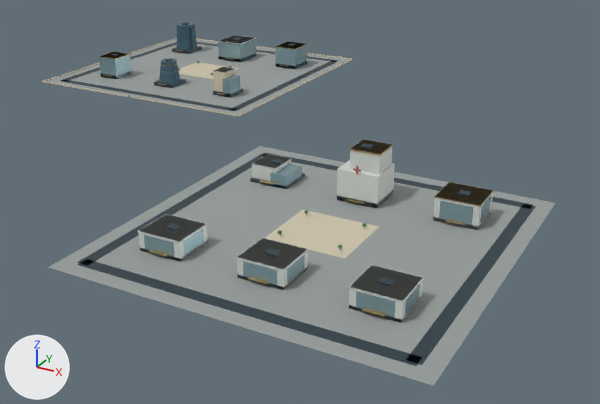
The glTF model web/public/assets/3d/ampliworld/GC-CITY-2030/GC-TILE-01-17.glb as it was, and as the next commit left it.
One viewpoint serves both versions: a camera (50 mm lens) standing at (-8481.0, -2814.0, 327.0) and looking at (-8924.0, -2009.0, -75.0). The lights are fixed; the arrows at lower left show +X, +Y and +Z. The picture after the commit comes second. Where no turn or scale is listed for an object, it has been applied to the vertices. Vertices at exactly the same position are counted once.

In view in the first picture: 'GC-TILE-01-17-blue', 'GC-TILE-01-17-dark', 'GC-TILE-01-17-glass', 'GC-TILE-01-17-gold', 'GC-TILE-01-17-ivory', 'GC-TILE-01-17-paving', 'GC-TILE-01-17-white' and 1 more.
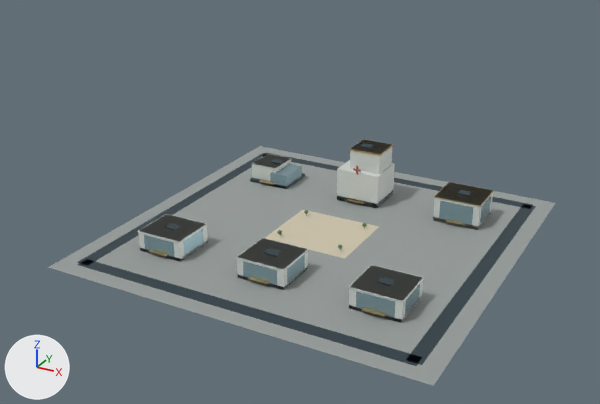
The edits, one by one:
me_mesh_0 is used by ob_gc_tile_01_17_paving; location (0.0, 0.0, 0.0).
me_mesh_0 had 16 vertices, 24 faces and spanned x -9379.0..-8621.0, y -2379.0..-1621.0, z 0.0.
me_mesh_0 now has 8 vertices, 12 faces and spans x -8959.0..-8621.0, y -2379.0..-2041.0, z 0.0.
me_mesh_0 part 1: the loose piece of 8 vertices spanning x -9379.0..-9041.0, y -1959.0..-1621.0, z 0.0 is deleted.
me_mesh_1 is used by ob_gc_tile_01_17_dark; location (0.0, 0.0, 0.0).
me_mesh_1 had 256 vertices, 384 faces and spanned x -9364.0..-8636.0, y -2364.0..-1636.0, z 0.0..54.0.
me_mesh_1 now has 128 vertices, 192 faces and spans x -8944.0..-8636.0, y -2364.0..-2056.0, z 0.0..54.0.
me_mesh_1 part 2: 16 loose pieces with 128 vertices, spanning x -9364.0..-9056.0, y -1944.0..-1636.0, z 0.0..46.0, are deleted.
me_mesh_2 is used by ob_gc_tile_01_17_ivory; location (0.0, 0.0, 0.0).
me_mesh_2 had 64 vertices, 96 faces and spanned x -9380.0..-8750.0, y -2246.0..-1620.0, z 0.0..33.0.
me_mesh_2 now has 8 vertices, 12 faces and spans x -8830.0..-8750.0, y -2246.0..-2174.0, z 0.0.
me_mesh_2 part 3: 7 loose pieces with 56 vertices, spanning x -9380.0..-9040.0, y -1960.0..-1620.0, z 0.0..33.0, are deleted.
me_mesh_5 is used by ob_gc_tile_01_17_gold; location (0.0, 0.0, 0.0).
me_mesh_5 had 276 vertices, 456 faces and spanned x -9326.0..-8668.0, y -2322.0..-1678.0, z 0.0..53.0.
me_mesh_5 now has 64 vertices, 96 faces and spans x -8899.0..-8668.0, y -2322.0..-2098.0, z 4.0..53.0.
me_mesh_5 part 6: 16 loose pieces with 212 vertices, spanning x -9326.0..-9092.0, y -1960.0..-1678.0, z 0.0..39.0, are deleted.
me_mesh_7 is used by ob_gc_tile_01_17_glass; location (0.0, 0.0, 0.0).
me_mesh_7 had 264 vertices, 396 faces and spanned x -9325.0..-8668.0, y -2318.0..-1674.0, z 0.0..32.0.
me_mesh_7 now has 136 vertices, 204 faces and spans x -8912.0..-8668.0, y -2318.0..-2098.0, z 0.0..22.0.
me_mesh_7 part 5: 16 loose pieces with 128 vertices, spanning x -9325.0..-9093.0, y -1895.0..-1674.0, z 0.0..32.0, are deleted.
me_mesh_8 is used by ob_gc_tile_01_17_white; location (0.0, 0.0, 0.0).
me_mesh_8 had 104 vertices, 156 faces and spanned x -9231.0..-8668.0, y -2318.0..-1674.0, z 0.0..53.0.
me_mesh_8 now has 88 vertices, 132 faces and spans x -8912.0..-8668.0, y -2318.0..-2098.0, z 0.0..53.0.
me_mesh_8 part 4: the loose piece of 8 vertices spanning x -9231.0..-9189.0, y -1722.0..-1674.0, z 29.0..30.0 is deleted.
Other edits to the shape of me_mesh_8 do not show in these pictures.
Object 'GC-TILE-01-17-blue' (ob_gc_tile_01_17_blue) is deleted.

Pixel boxes (x1, y1, x2, y2) of what changed, in the pictures (600 x 404 px):
'GC-TILE-01-17-paving', reshaped (31% shorter): before (47, 39, 555, 386); after (48, 146, 555, 386)
'GC-TILE-01-17-dark', reshaped (35% shorter): before (59, 22, 536, 366); after (77, 143, 536, 366)
'GC-TILE-01-17-glass', reshaped (11% narrower, 46% shorter): before (99, 35, 491, 317); after (144, 164, 491, 317)
'GC-TILE-01-17-ivory', reshaped (66% narrower, 78% shorter): before (42, 38, 379, 258); after (265, 210, 379, 258)
'GC-TILE-01-17-gold', reshaped (13% narrower, 35% shorter): before (98, 41, 494, 317); after (148, 139, 494, 317)
'GC-TILE-01-17-blue', deleted (blue): before (159, 22, 197, 84)
part 1 of me_mesh_0, deleted: before (47, 39, 350, 117)
part 2 of me_mesh_1, deleted: before (59, 22, 338, 111)
part 3 of me_mesh_2, deleted: before (42, 38, 353, 116)
part 4 of me_mesh_8, deleted: before (218, 35, 256, 44)
part 5 of me_mesh_7, deleted: before (99, 35, 307, 98)
part 6 of me_mesh_5, deleted: before (98, 41, 307, 99)
